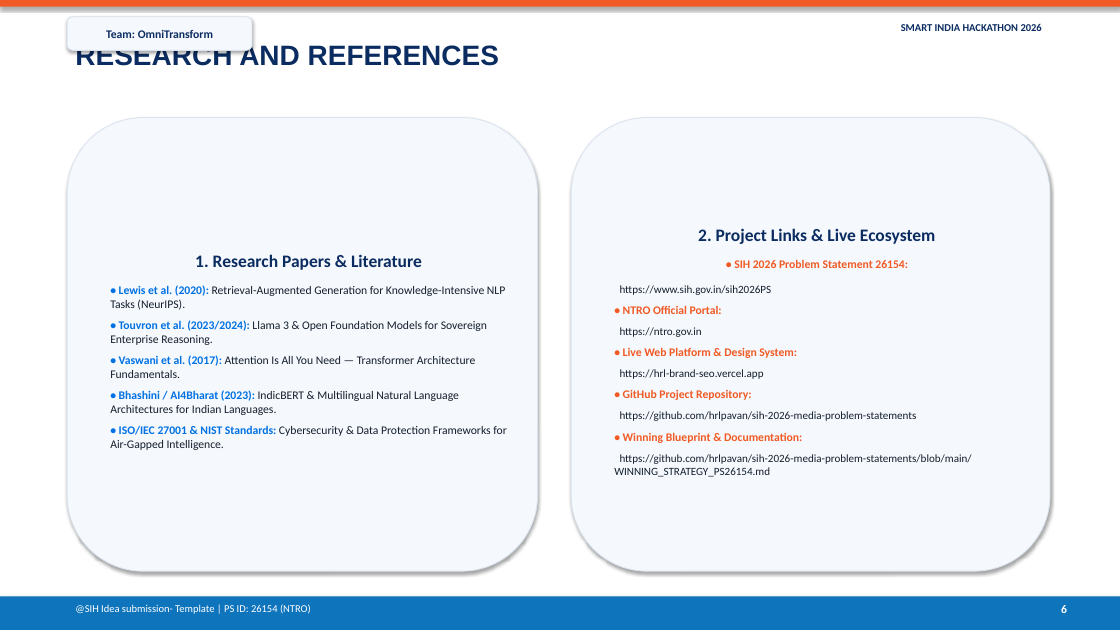
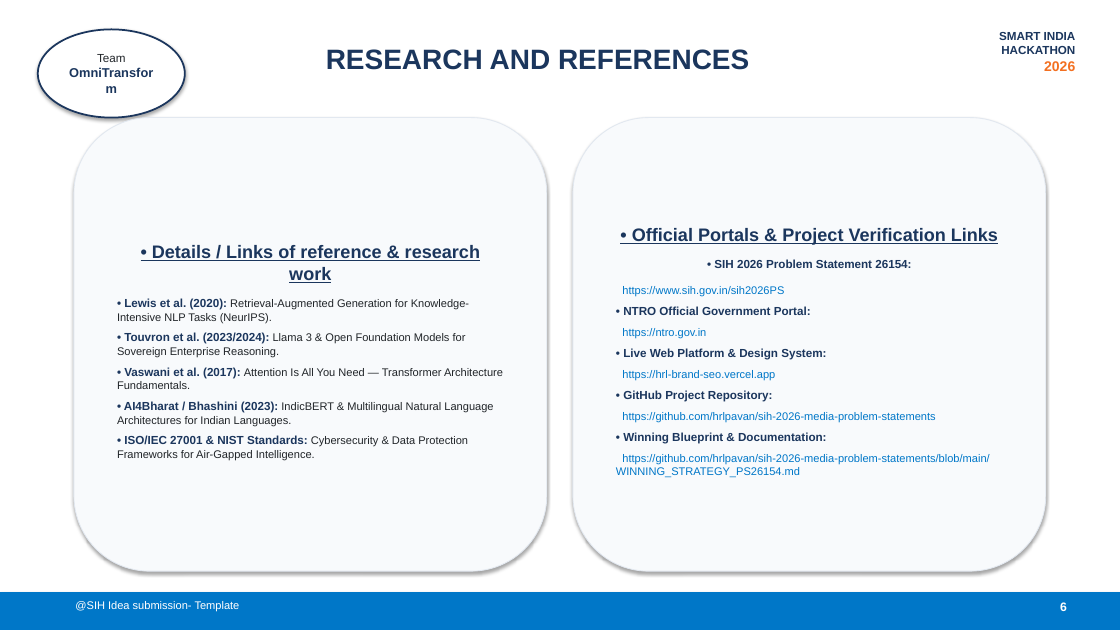
Before and after one commit to hrlpavan/sih-2026-media-problem-statements, a slide deck: slide 6 of SIH2026_Idea_Presentation_PS26154.pptx. Drawn at 1120x630 pixels with LibreOffice and Linux fonts; fonts in the diff are those of the drawing. Boxes give left, top, right and bottom in pixels: in the first picture for what was removed or moved away, otherwise in the second. Text is boxed around its words. In the diff, an @@ line names an element or a change of style, - is before the commit and + after.

Commit message:
Apply strict official SIH color palette, Golden Ratio typography, and Rule of Thirds layout

```diff
--- a/SIH2026_Idea_Presentation_PS26154.pptx
+++ b/SIH2026_Idea_Presentation_PS26154.pptx
@@ rectangle removed at box(0, 0, 1120, 7) @@
@@ ellipse "Team": place and size @@
-ellipse "Team" at box(67, 17, 252, 50)
+ellipse "Team" at box(38, 29, 185, 118)
@@ ellipse "Team" at box(38, 29, 185, 118): rounded rectangle to ellipse; fill #F5F8FC to #FFFFFF; outline #DAE4F0 0.75 pt to #1B365D 1.5 pt @@
@@ text in ellipse at box(97, 54, 125, 62): text changed; size 10 to 11 pt; font Calibri to Arial; text colour #0B2C61 to #1B365D @@
-Team: OmniTransform
+Team
+OmniTransform
@@ text "RESEARCH AND REFERENCES": place and size @@
-text "RESEARCH AND REFERENCES" at box(75, 43, 499, 66)
+text "RESEARCH AND REFERENCES" at box(326, 49, 749, 70)
@@ text "RESEARCH AND REFERENCES" at box(326, 49, 749, 70): text colour #0B2C61 to #1B365D; alignment left to centre @@
@@ text at box(999, 32, 1076, 54): text changed; size 9 to 10 pt; font Calibri to Arial; text colour #0B2C61 to #1B365D @@
-SMART INDIA HACKATHON 2026
+SMART INDIA
+HACKATHON
+2026
@@ rounded rectangle "• Details / Links of ..." at box(74, 118, 547, 571): fill #F5F8FC to #F8FAFC; outline #DAE4F0 0.75 pt to #E2E8F0 0.75 pt @@
@@ rounded rectangle "• Details / Links of ...": place and size @@
-rounded rectangle "• Details / Links of ..." at box(67, 118, 538, 571)
+rounded rectangle "• Details / Links of ..." at box(74, 118, 547, 571)
@@ rounded rectangle "• Official Portals & Project ...": place and size @@
-rounded rectangle "• Official Portals & Project ..." at box(571, 118, 1050, 571)
+rounded rectangle "• Official Portals & Project ..." at box(573, 118, 1046, 571)
@@ rounded rectangle "• Official Portals & Project ..." at box(573, 118, 1046, 571): fill #F5F8FC to #F8FAFC; outline #DAE4F0 0.75 pt to #E2E8F0 0.75 pt @@
@@ text in rounded rectangle at box(698, 228, 936, 244): text changed; size 15 to 15.5 pt; font Calibri to Arial; text colour #0B2C61 to #1B365D @@
-2. Project Links & Live Ecosystem
+• Official Portals & Project Verification Links
@@ text in rounded rectangle at box(152, 245, 480, 283): text changed; size 15 to 15.5 pt; font Calibri to Arial; text colour #0B2C61 to #1B365D @@
-1. Research Papers & Literature
+• Details / Links of reference & research work
@@ text in rounded rectangle at box(616, 259, 989, 478): font Calibri to Arial in "• SIH 2026 Problem Statement 26154: https://www.sih.gov.in/s ...", "• Live Web Platform & Design System: ...", "• GitHub Project Repository: https://github.com/hrlpavan/sih ...", "• Winning Blueprint & Documentation: https://github.com/hrlp ..."; text colour #F05A24 to #1B365D in "• SIH 2026 Problem Statement 26154:", "• Live Web Platform & Design System:", "• GitHub Project Repository:", "• Winning Blueprint & Documentation:"; text colour #141E2D to #0077C8 in "https://www.sih.gov.in/sih2026PS", "https://hrl-brand-seo.vercel.app", "https://github.com/hrlpavan/sih-2026-media-problem-statement ...", "https://github.com/hrlpavan/sih-2026-media-problem-statement ..." @@
@@ text in rounded rectangle at box(117, 298, 503, 460): size 10 to 9.5 pt, text colour #141E2D to #212529 in "Retrieval-Augmented Generation for Knowledge-Intensive NLP T ...", "Llama 3 & Open Foundation Models for ...", "Attention Is All You Need — Transformer ...", "Cybersecurity & Data Protection Frameworks for Air-Gapped ..."; font Calibri to Arial in "• Lewis et al. (2020): Retrieval-Augmented Generation ...", "• Touvron et al. (2023/2024): Llama 3 ...", "• Vaswani et al. (2017): Attention Is ...", "• ISO/IEC 27001 & NIST Standards: Cybersecurity ..."; text colour #0071E3 to #1B365D in "• Lewis et al. (2020):", "• Touvron et al. (2023/2024):", "• Vaswani et al. (2017):", "• ISO/IEC 27001 & NIST Standards:" @@
@@ text in rounded rectangle at box(622, 306, 811, 338): text changed; font Calibri to Arial; text colour #F05A24 to #1B365D @@
-• NTRO Official Portal:
-https://ntro.gov.in
+• NTRO Official Government Portal:
+https://ntro.gov.in
@@ text in rounded rectangle at box(117, 401, 493, 426): text changed; size 10 to 9.5 pt; font Calibri to Arial; text colour #141E2D to #212529 @@
-• Bhashini / AI4Bharat (2023): IndicBERT & Multilingual Natural Language Architectures for Indian Languages.
+• AI4Bharat / Bhashini (2023): IndicBERT & Multilingual Natural Language Architectures for Indian Languages.
@@ rectangle: place and size @@
-rectangle at box(0, 597, 1120, 630)
+rectangle at box(0, 592, 1120, 630)
@@ rectangle at box(0, 592, 1120, 630): fill #0E74BC to #0077C8 @@
@@ text "6" at box(1060, 601, 1067, 614): size 10 to 10.5 pt, font Calibri to Arial @@
@@ text at box(75, 601, 240, 612): text changed; size 9 to 9.5 pt; font Calibri to Arial @@
-@SIH Idea submission- Template | PS ID: 26154 (NTRO)
+@SIH Idea submission- Template
```
Also in this commit, not shown: 5 other slides changed, 1 other file.
